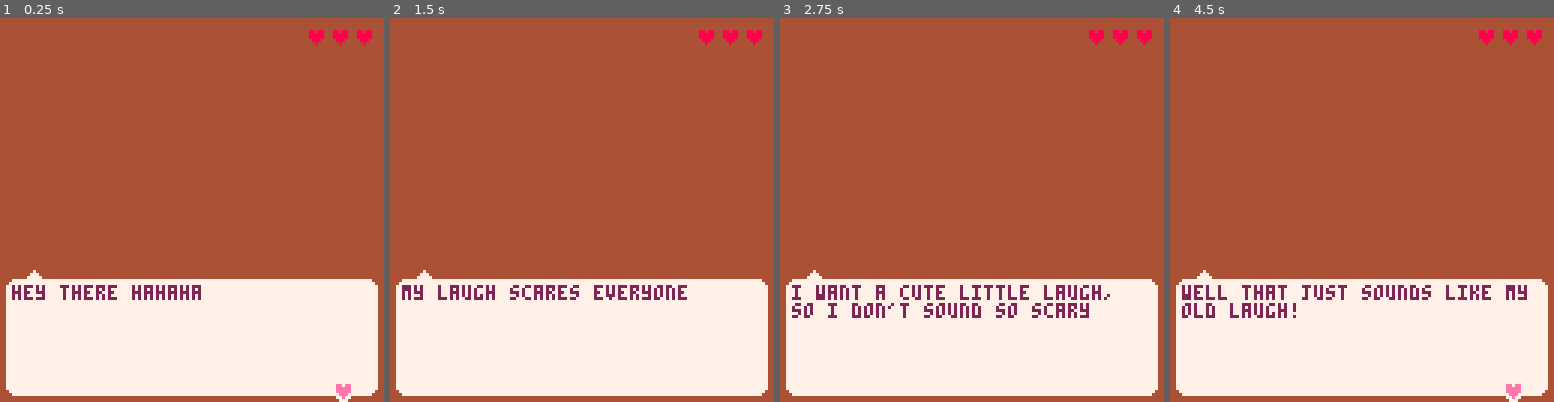
Above: before the commit, frames 1-4 (left to right).
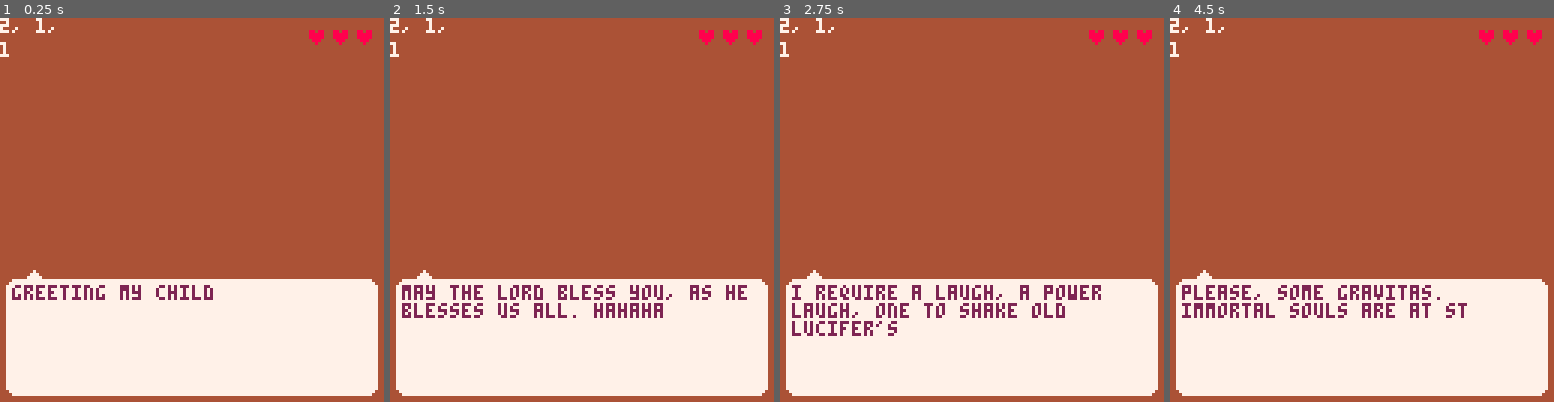
Above: after the commit, the same moments.

Repository: Alfie-Edwards/game-boys
Game: PICO-8 cartridge game.p8
Two runs of this game, one before a commit and one after it. Both use one fixed random seed, a clock stepped at 60 frames per second and the inputs below.
Inputs:
- Up to frame 1 (0.25 s): no input
- Up to frame 2 (1.5 s): tap X (X key) at 0.33, 1.07 s; tap O (Z key) at 0.7 s
- Up to frame 3 (2.75 s): tap O (Z key) at 1.7, 2.1, 2.5 s; tap X (X key) at 1.85 s
- Up to frame 4 (4.5 s): tap O (Z key) every 0.4 s from 2.9 to 4.1 s; tap X (X key) at 2.97, 4.08 s

The runs differ from the first frame. In frame 1, 1.1% of the frame differs, in the area x 0-92%, y 0-100%; in frame 2, 2.5%; in frame 3, 2.5%; in frame 4, 2.8%, in the area x 0-93%, y 0-100%.

Commit message:
indexing fix

Diff:
--- a/game.p8
+++ b/game.p8
@@ -181,6 +181,12 @@
 	end
 	print(health_str, 128 - (lnpx(health_str) + 14), 4)
 	color(7)
+
+	for i,x in ipairs(people_sequencing) do
+		local s = x..", "
+		print(s, (i-1) * lnpx(s), 0)
+	end
+	print(current_person_index, 0, 8)
 end
 
 function say(paras)
--- a/people.lua
+++ b/people.lua
@@ -127,7 +127,7 @@
 -- state -----------------------
 health = max_health
 score = 0
-current_person_index = -1
+current_person_index = 0
 adjustment_number = 0 -- 0 == 'initial prompt'
 
 people_sequencing = {}
@@ -142,7 +142,7 @@
 end
 
 function current_person()
-	return people[current_person_index]
+	return people[people_sequencing[current_person_index]]
 end
 
 function set_person(person)
@@ -151,7 +151,7 @@
 end
 
 function next_person()
-	current_person_index = ((current_person_index + 1) % #people) + 1
+	current_person_index = (current_person_index % #people) + 1
 	if (current_person_index == 1) shuffle_people_sequence()
 	set_person(current_person())
 	adjustment_number = 0
